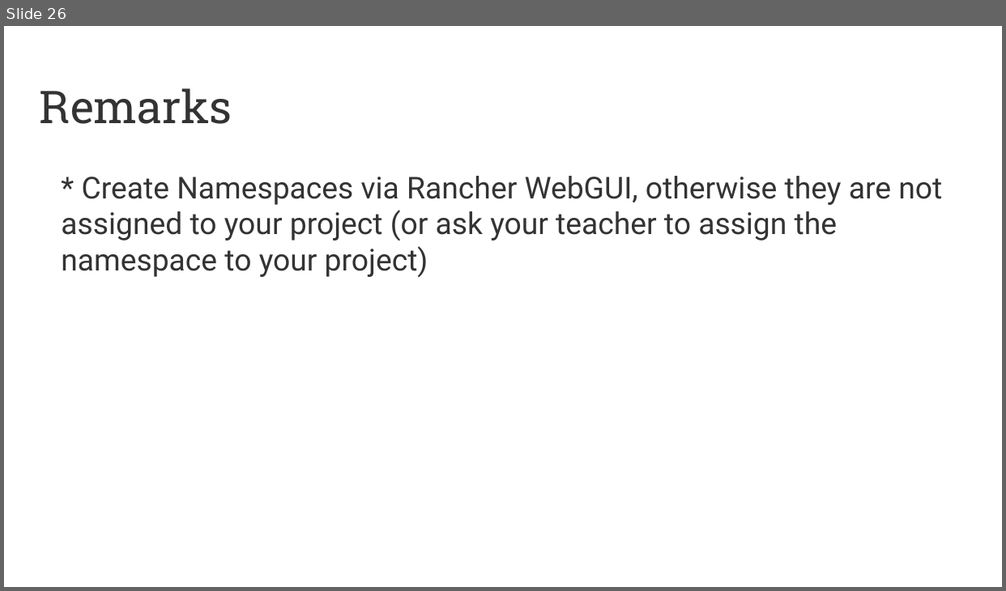
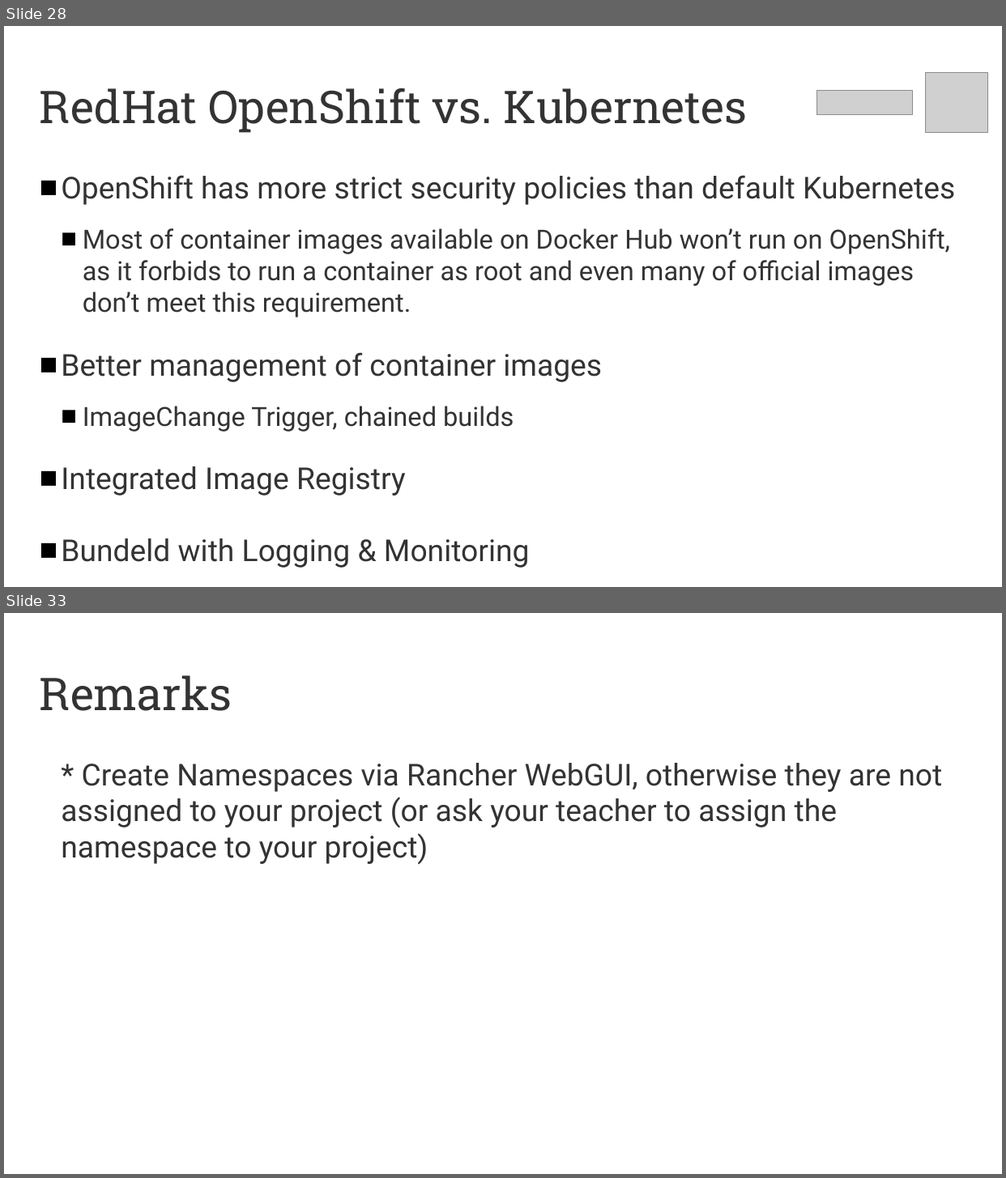
Before and after one commit to puzzle/kubernetes-techlab, a slide deck: presentation/introduction.odp. Shown one above the other, each under a label of ours: slide 26 before the commit, slides 28 and 33 after it; the slides between them are not shown. The pictures are 1006x591 and 1006x1178 pixels, drawn with LibreOffice and Linux fonts; fonts in the diff are those of the drawing; grey boxes stand for pictures. Boxes give left, top, right and bottom in pixels: in the first picture for what was removed or moved away, otherwise in the second. Text is boxed around its words. In the diff, an @@ line names an element or a change of style, - is before the commit and + after.

```diff
--- a/presentation/introduction.odp
+++ b/presentation/introduction.odp
@@ slide 28 added at box(4, 26, 1002, 587), background #FFFFFF @@
@@ picture added at box(926, 72, 988, 133) @@
@@ title added at box(40, 88, 748, 133), 36 pt, text #333333 @@
+RedHat OpenShift vs. Kubernetes
@@ picture added at box(817, 90, 913, 116) @@
@@ text added at box(61, 175, 955, 496), 21 pt, text #333333 @@
+■ OpenShift has more strict security policies than default Kubernetes
+  ■ Most of container images available on Docker Hub won’t run on OpenShift, as it forbids to run a container as root and even many of official images don’t meet this requirement.
+■ Better management of container images
+  ■ ImageChange Trigger, chained builds
+■ Integrated Image Registry
+■ Bundeld with Logging & Monitoring
@@ what was slide 26 is now slide 33 @@
```
Also in this commit, not shown: 7 slides changed, 6 other slides added, 1 other file.
